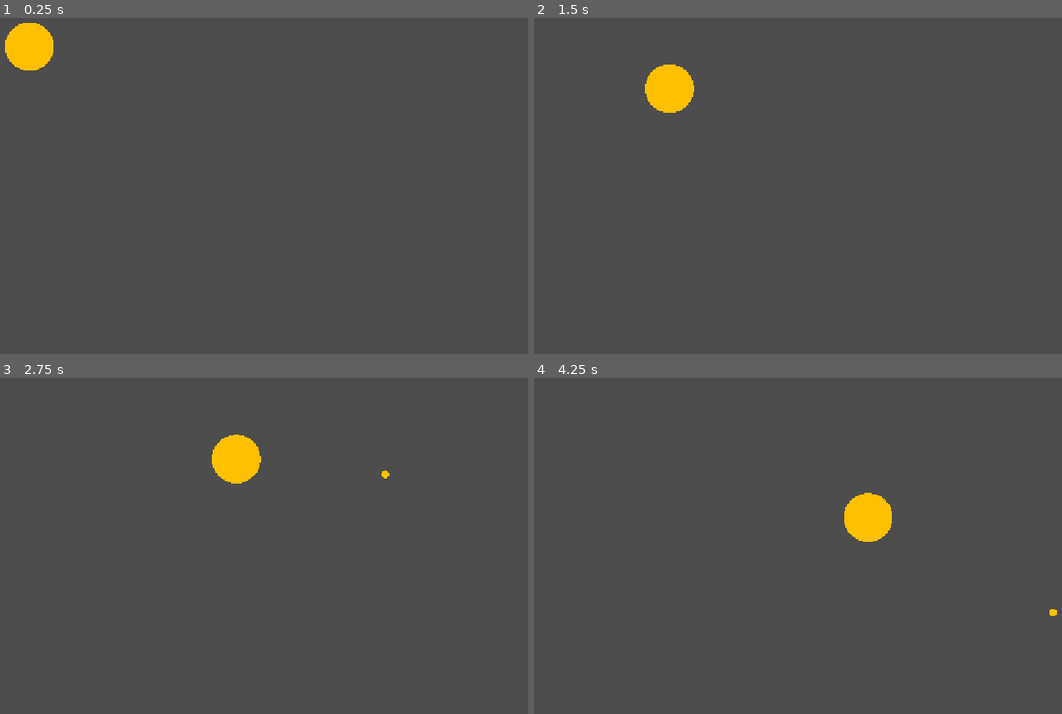
Above: before the commit, frames 1-4 (two rows, left to right).
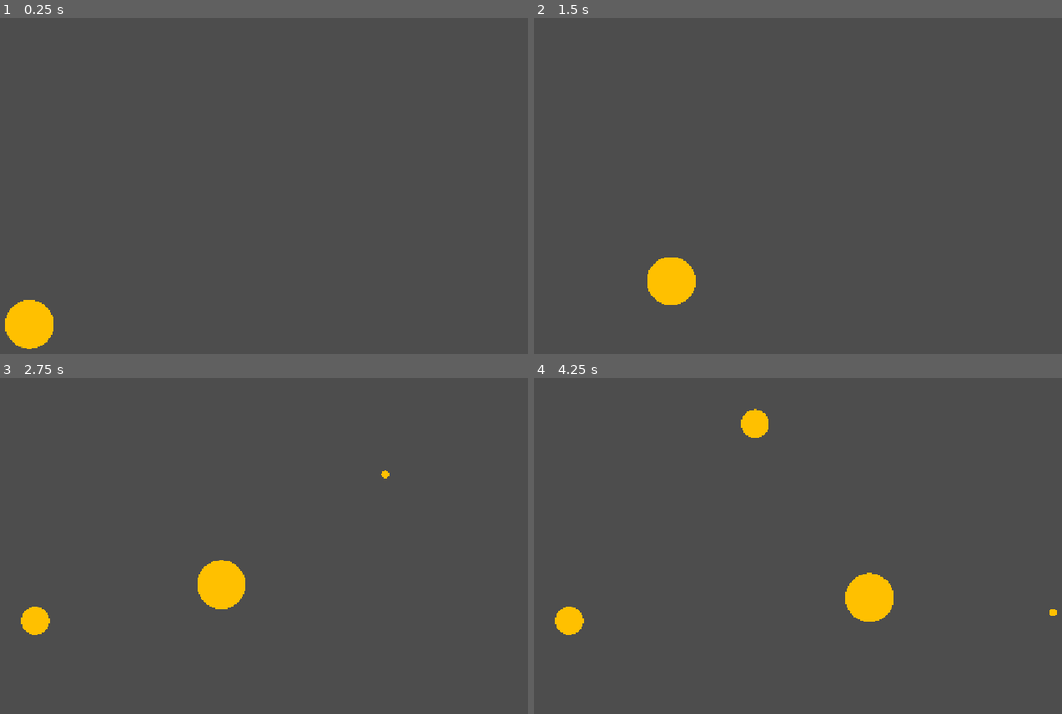
Above: after the commit, the same moments.

Repository: Costas-Lemonis/MouseGame
Game: Godot game, scene res://Scenes/sceneMain.tscn
The game is run twice, just before and just after one commit, with the same random seed, the same clock (stepped at 60 frames per second) and the same inputs.
Inputs (mouse positions are in pixels of both pictures, inside the frame that each line leads up to):
- Up to frame 1 (0.25 s): no input
- Up to frame 2 (1.5 s): tap Enter at 0.5 s; move the mouse to (998, 179) at 0.52 s; press the mouse at (998, 179) at 0.53 s; move the mouse to (718, 216) at 1.27 s; release the mouse at (718, 216) at 1.28 s; click (718, 216) at 1.35 s
- Up to frame 3 (2.75 s): tap Space at 2 s; move the mouse to (385, 475) at 2.02 s; press the mouse at (385, 475) at 2.03 s
- Up to frame 4 (4.25 s): move the mouse to (819, 630) at 2.77 s; release the mouse at (819, 630) at 2.78 s; click (819, 630) at 2.85 s; tap Enter at 3.5 s; move the mouse to (1051, 613) at 3.52 s; press the mouse at (1051, 613) at 3.53 s

The runs differ from the first frame. In frame 1, 2.1% of the frame differs, in the area x 0-11%, y 1-99%; in frame 2, 2.1%; in frame 3, 2.5%; in frame 4, 2.8%, in the area x 3-69%, y 9-77%.

Commit message:
fishspawner

Diff:
--- a/Scenes/fish.tscn
+++ b/Scenes/fish.tscn
@@ -1,10 +1,20 @@
 [gd_scene format=3 uid="uid://djk4ky5ff8e5n"]
 
+[ext_resource type="Script" uid="uid://dx8o8mlmnfbn8" path="res://fish.gd" id="1_c4ibo"]
+[ext_resource type="Texture2D" uid="uid://dvyigo2n7nyfx" path="res://Sprites/empty-orange-circle-png-0.png" id="1_twvwo"]
+
 [sub_resource type="CircleShape2D" id="CircleShape2D_snp7k"]
+radius = 403.70187
 
 [node name="Fish" type="Area2D" unique_id=1770697195]
+scale = Vector2(0.055, 0.055)
+collision_mask = 2
+script = ExtResource("1_c4ibo")
 
 [node name="Sprite2D" type="Sprite2D" parent="." unique_id=431785964]
+texture = ExtResource("1_twvwo")
 
 [node name="CollisionShape2D" type="CollisionShape2D" parent="." unique_id=1240040245]
 shape = SubResource("CircleShape2D_snp7k")
+
+[connection signal="body_entered" from="." to="." method="_on_body_entered"]
--- a/Scenes/sceneMain.tscn
+++ b/Scenes/sceneMain.tscn
@@ -3,10 +3,11 @@
 [ext_resource type="Texture2D" uid="uid://dvyigo2n7nyfx" path="res://Sprites/empty-orange-circle-png-0.png" id="1_iltfy"]
 [ext_resource type="Script" uid="uid://k5b7xsbojto5" path="res://laser.gd" id="1_mqgry"]
 [ext_resource type="Script" uid="uid://d1jvdjs35kbs2" path="res://cat_movement.gd" id="3_0ofg4"]
+[ext_resource type="Script" uid="uid://b8wwasljaddfw" path="res://fishSpawner.gd" id="4_lietn"]
+[ext_resource type="PackedScene" uid="uid://djk4ky5ff8e5n" path="res://Scenes/fish.tscn" id="5_37aao"]
 
 [sub_resource type="RectangleShape2D" id="RectangleShape2D_hyhkd"]
-
-[sub_resource type="CircleShape2D" id="CircleShape2D_snp7k"]
+size = Vector2(642.1052, 536.8422)
 
 [node name="Node2D" type="Node2D" unique_id=1064268551]
 
@@ -17,20 +18,24 @@
 script = ExtResource("1_mqgry")
 
 [node name="Cat" type="CharacterBody2D" parent="." unique_id=1035171070]
-position = Vector2(76.795, 64)
+position = Vector2(76.795, 545)
 scale = Vector2(0.095, 0.095)
+collision_layer = 2
 script = ExtResource("3_0ofg4")
 
 [node name="Sprite2D" type="Sprite2D" parent="Cat" unique_id=744477204]
 texture = ExtResource("1_iltfy")
 
 [node name="CollisionShape2D" type="CollisionShape2D" parent="Cat" unique_id=1824263628]
-position = Vector2(104, 71)
+position = Vector2(0, -5.2631836)
 shape = SubResource("RectangleShape2D_hyhkd")
 
-[node name="Fish" type="Area2D" parent="." unique_id=972689782]
+[node name="FishSpawner" type="Node2D" parent="." unique_id=996015113]
+script = ExtResource("4_lietn")
+fish_scene = ExtResource("5_37aao")
 
-[node name="Sprite2D" type="Sprite2D" parent="Fish" unique_id=2113599826]
+[node name="Timer" type="Timer" parent="FishSpawner" unique_id=1186930914]
+wait_time = 2.0
+autostart = true
 
-[node name="CollisionShape2D" type="CollisionShape2D" parent="Fish" unique_id=1924128934]
-shape = SubResource("CircleShape2D_snp7k")
+[connection signal="timeout" from="FishSpawner/Timer" to="FishSpawner" method="_on_timer_timeout"]
--- /dev/null
+++ b/fish.gd
@@ -0,0 +1,6 @@
+extends Area2D
+
+
+func _on_body_entered(body: Node2D) -> void:
+	print("+1 coin")
+	queue_free()
--- a/fishSpawner.gd
+++ b/fishSpawner.gd
@@ -1,11 +1,21 @@
-extends Node
+extends Node2D
 
+@export var fish_scene : PackedScene
+@export var max_fish := 3
 
-# Called when the node enters the scene tree for the first time.
-func _ready() -> void:
-	pass # Replace with function body.
+func spawn_fish():
 
+	if get_tree().get_nodes_in_group("fish").size() >= max_fish:
+		return
 
-# Called every frame. 'delta' is the elapsed time since the previous frame.
-func _process(delta: float) -> void:
-	pass
+	var fish = fish_scene.instantiate()
+
+	fish.position = Vector2(
+		randf_range(50, 1150),
+		randf_range(50, 650)
+	)
+
+	get_parent().add_child(fish)
+
+func _on_timer_timeout():
+	spawn_fish()
Not shown, added: fish.gd.uid
